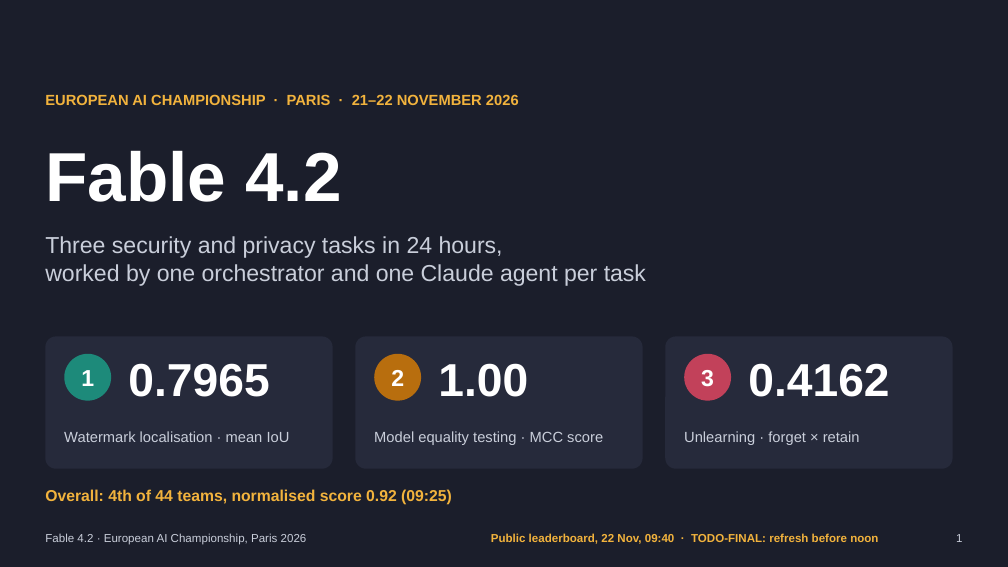
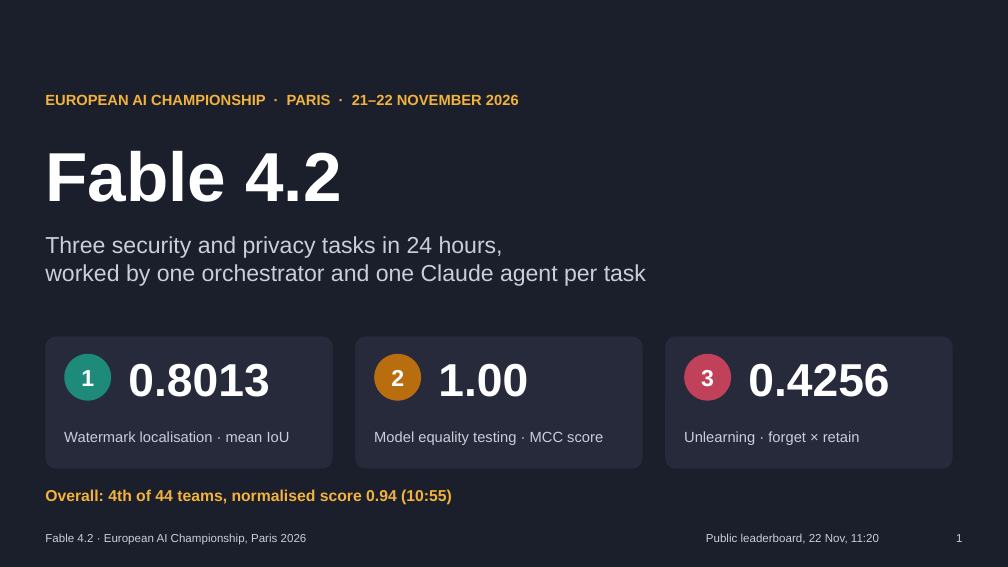
Before and after one commit to AnMaLeNo/Fable-4.2, a slide deck: slide 1 of slides/Fable4.2_slides.pptx. Drawn at 1008x567 pixels with LibreOffice and Linux fonts; fonts in the diff are those of the drawing. Boxes give left, top, right and bottom in pixels: in the first picture for what was removed or moved away, otherwise in the second. Text is boxed around its words. In the diff, an @@ line names an element or a change of style, - is before the commit and + after.

```diff
--- a/slides/Fable4.2_slides.pptx
+++ b/slides/Fable4.2_slides.pptx
@@ text at [128,363,269,397]: text changed @@
-0.7965
+0.8013
@@ text at [748,363,889,397]: text changed @@
-0.4162
+0.4256
@@ text at [45,489,452,505]: text changed @@
-Overall: 4th of 44 teams, normalised score 0.92 (09:25)
+Overall: 4th of 44 teams, normalised score 0.94 (10:55)
@@ text at [706,533,879,544]: text changed; text colour #F2B33D to #C9CEDA; bold off @@
-Public leaderboard, 22 Nov, 09:40 · TODO-FINAL: refresh before noon
+Public leaderboard, 22 Nov, 11:20
```
Also in this commit, not shown: 6 other slides changed, 13 other files.
